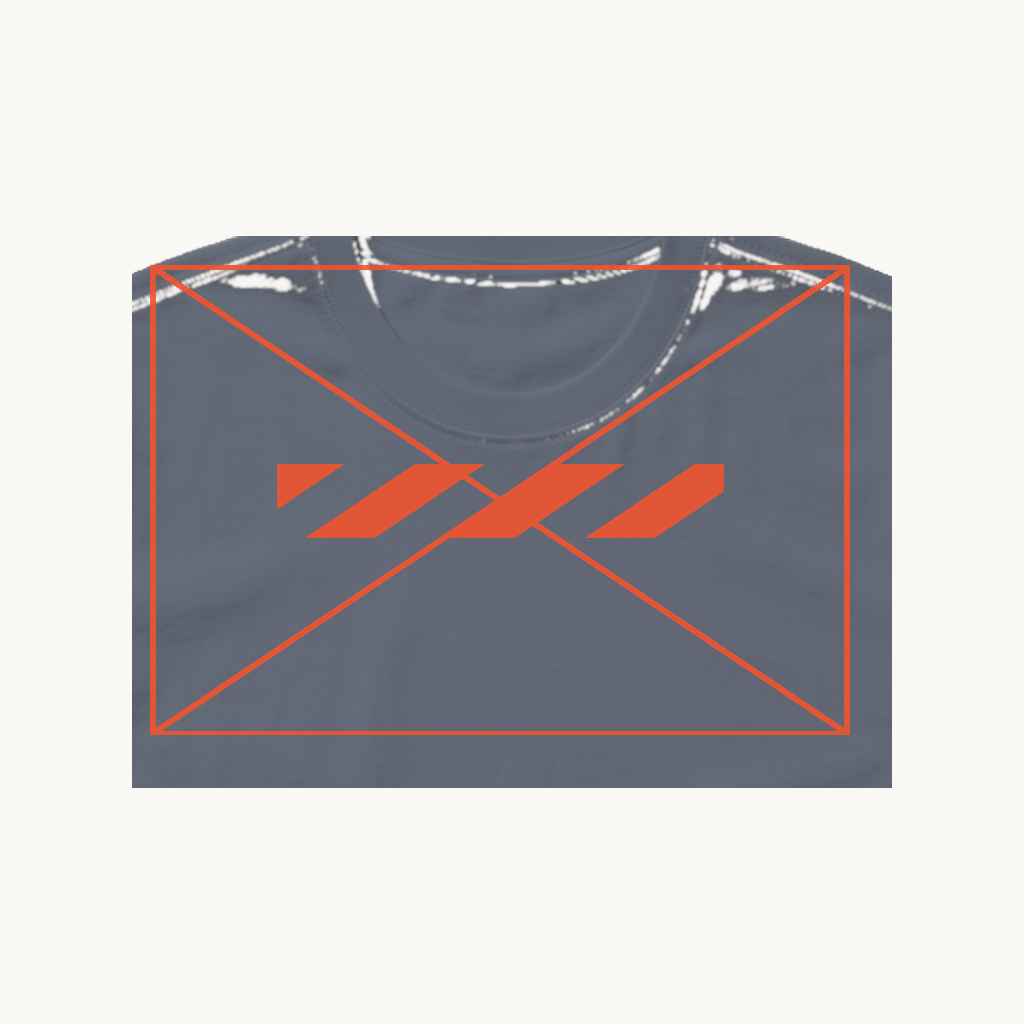
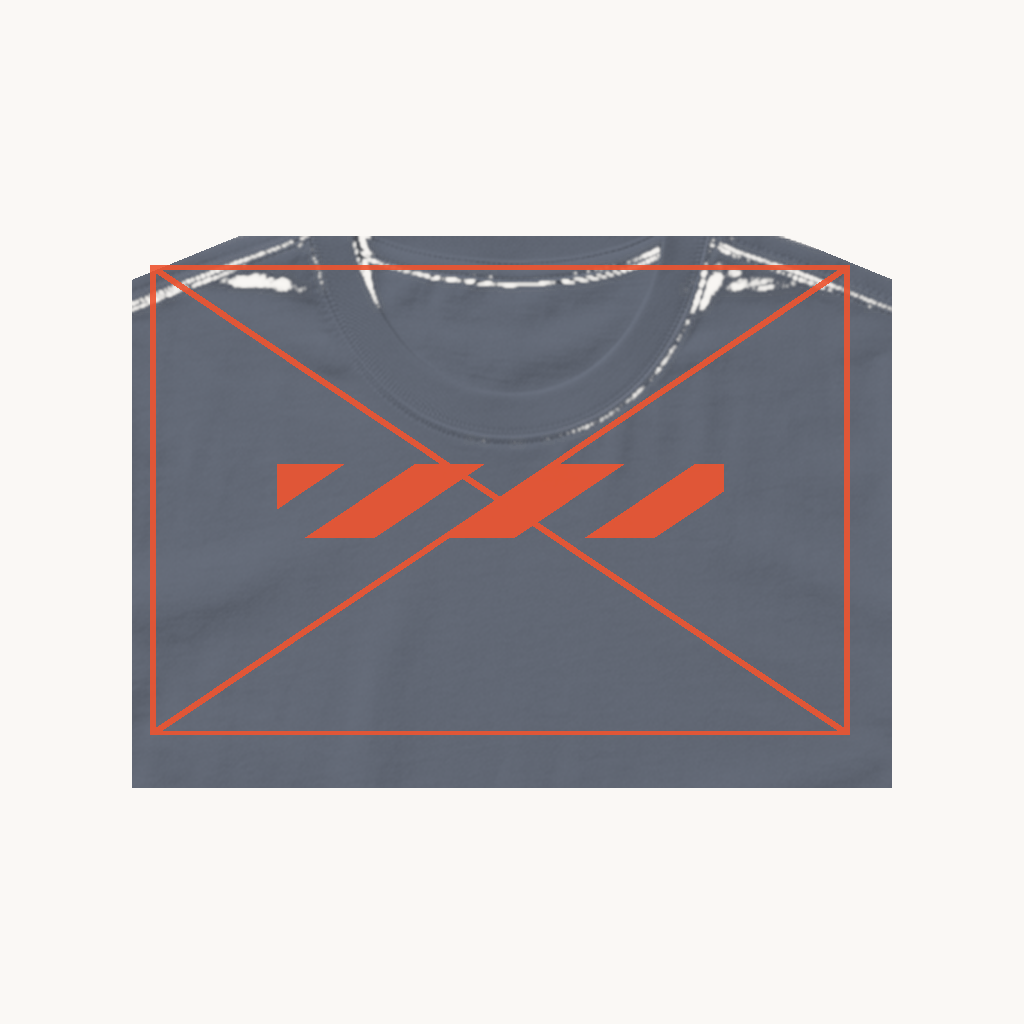
The second 1024×1024 image is a revision of the first. Changes to its layers:
painted on "10 Product Base - tshirt - grey - neck-label" over (132, 236, 892, 280)